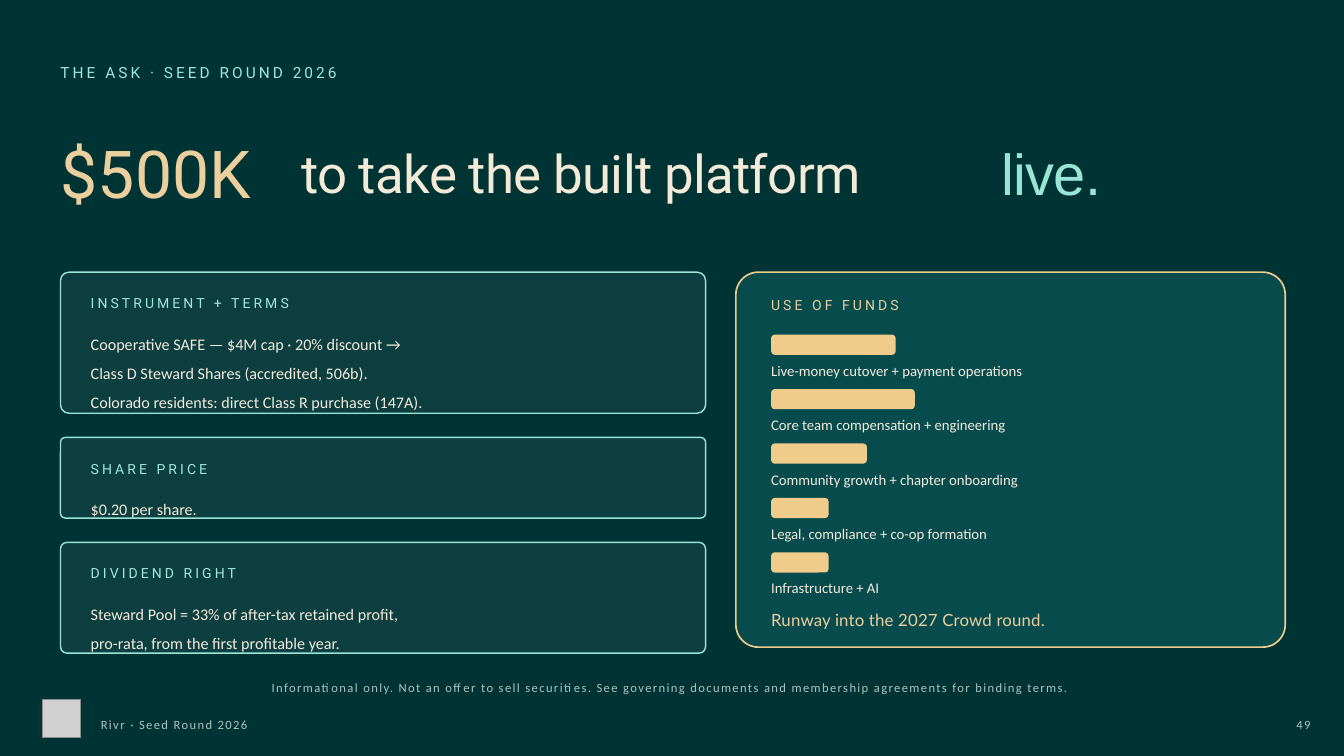
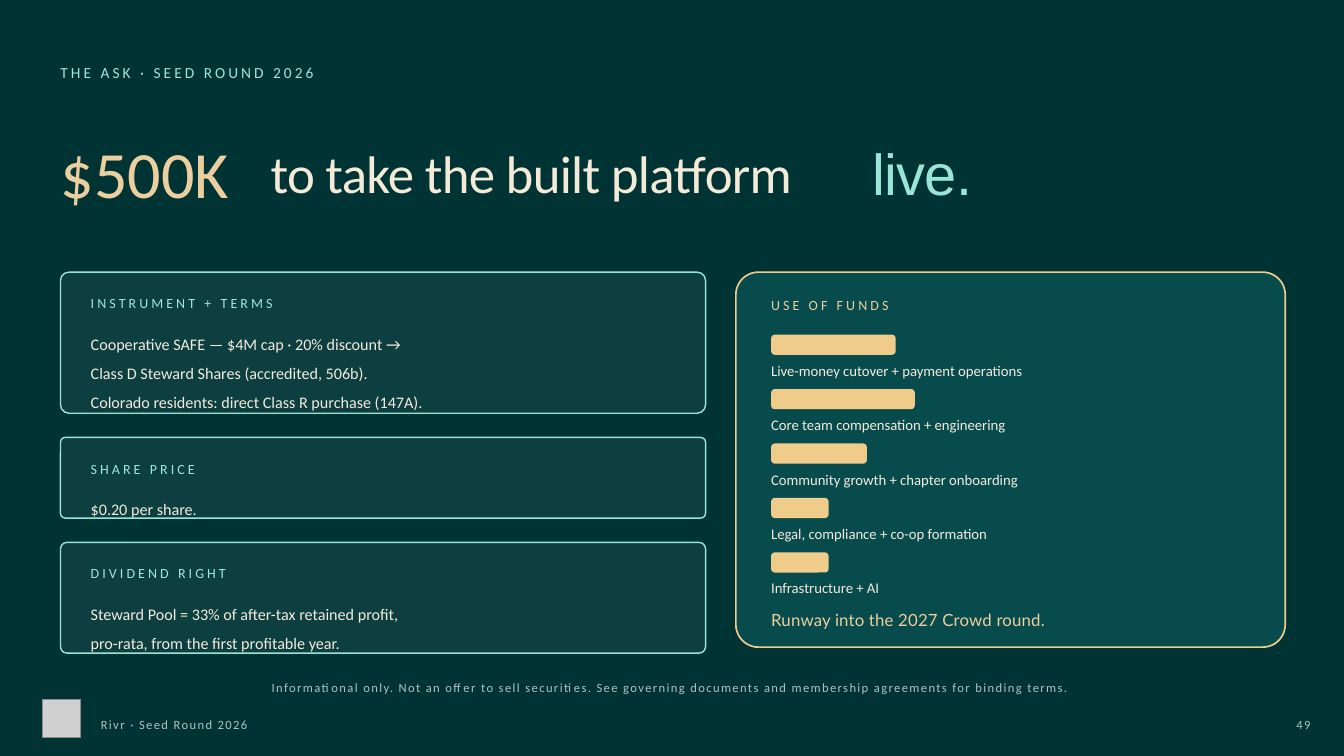
Before and after one commit to rivr-social/rivr-website, a slide deck: slide 50 of draft/assets/rivr-deck-v9-import.pptx. Drawn at 1344x756 pixels with LibreOffice and Linux fonts; fonts in the diff are those of the drawing; grey boxes stand for pictures; background and template pictures are left out. Boxes give left, top, right and bottom in pixels: in the first picture for what was removed or moved away, otherwise in the second. Text is boxed around its words. In the diff, an @@ line names an element or a change of style, - is before the commit and + after.

Commit message:
chore: restage deck v9 (canva-safe fonts)

```diff
--- a/draft/assets/rivr-deck-v9-import.pptx
+++ b/draft/assets/rivr-deck-v9-import.pptx
@@ font Roboto to Calibri in 7 elements at <box>60,67,313,78</box>, <box>91,299,273,308</box>, <box>91,465,195,474</box>, <box>91,569,226,578</box>, <box>771,301,889,310</box>, <box>60,155,229,206</box>, <box>271,156,792,202</box> @@
@@ text "to take the built platform": place and size @@
-text "to take the built platform" at <box>301,153,860,204</box>
+text "to take the built platform" at <box>271,156,792,202</box>
@@ text "live.": place and size @@
-text "live." at <box>1001,153,1101,196</box>
+text "live." at <box>872,153,972,196</box>
```
Also in this commit, not shown: 51 other slides changed.
